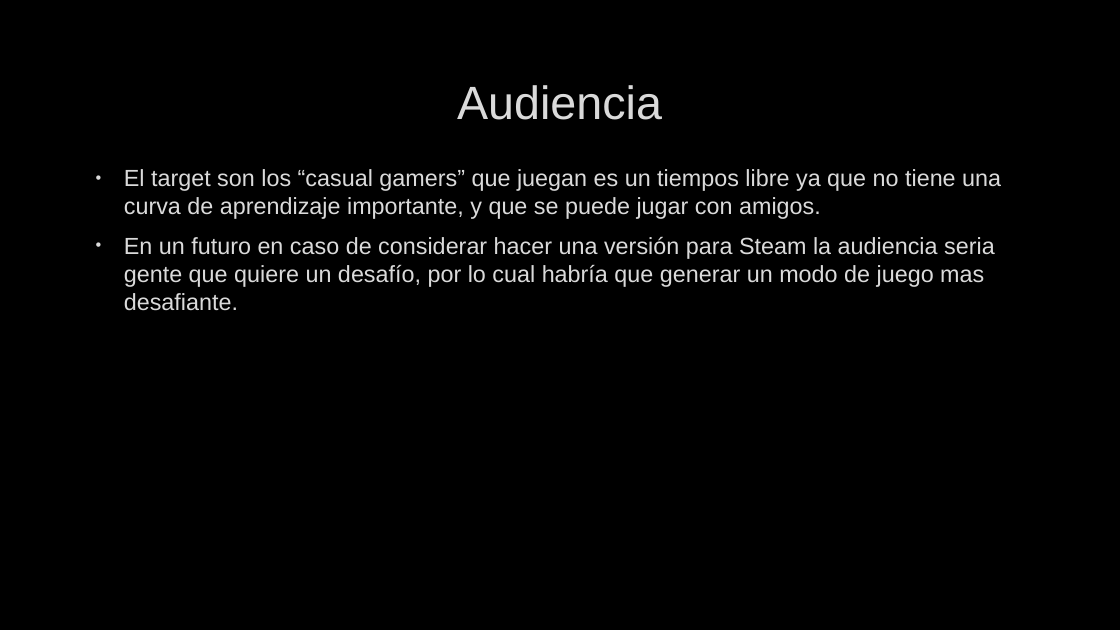
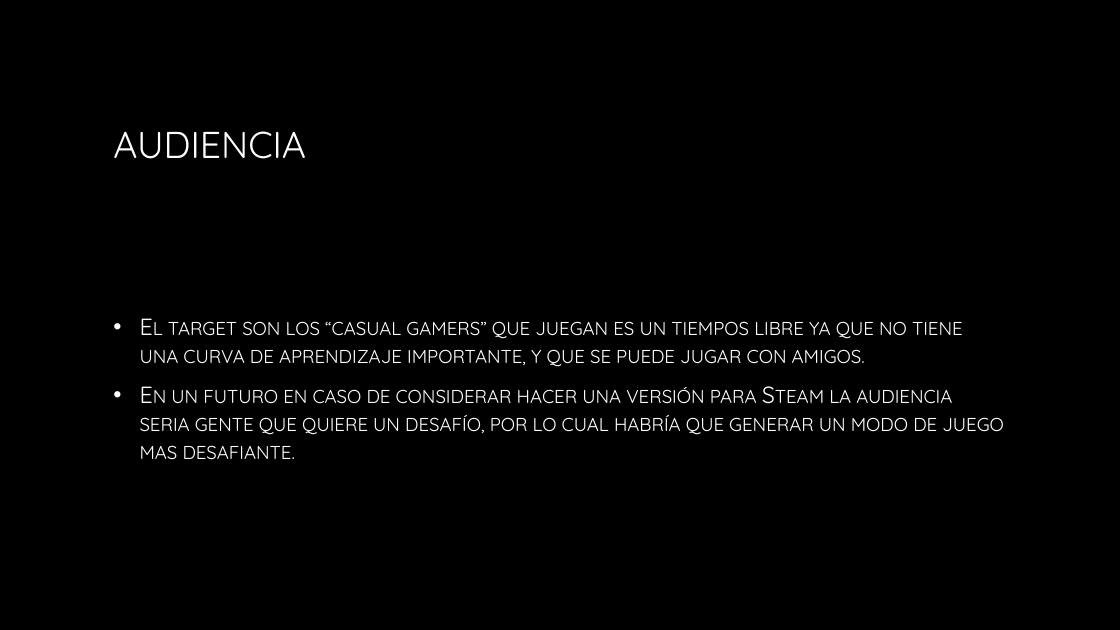
Before and after one commit to LucasCasa/VJ_FINAL, a slide deck: slide 6 of VJ_PITCH.pptx. Drawn at 1120x630 pixels with LibreOffice and Linux fonts; fonts in the diff are those of the drawing; background and template pictures are left out. Boxes give left, top, right and bottom in pixels: in the first picture for what was removed or moved away, otherwise in the second. Text is boxed around its words. In the diff, an @@ line names an element or a change of style, - is before the commit and + after.

```diff
--- a/VJ_PITCH.pptx
+++ b/VJ_PITCH.pptx
@@ title at (x1=113, y1=131, x2=306, y2=159): text changed; size 40 to 32 pt; font Arial to Quicksand; text colour #DADADA to gradient #FFFFFF to #A6A6A6 @@
-Audiencia
+AUDIENCIA
@@ text "El target son los “casual ..." moved from (x1=124, y1=169, x2=1001, y2=311) to (x1=140, y1=321, x2=1004, y2=460) @@
@@ text "El target son los “casual ..." at (x1=140, y1=321, x2=1004, y2=460): font Arial to Quicksand, text colour #DADADA to gradient #FFFFFF to #BFBFBF, letter outline #404040 0.75 pt to none, small capitals on; indent changed; bullet colour #DADADA to #FFFFFF; vertical alignment top to middle @@
```
Also in this commit, not shown: 7 other slides changed, 1 slide added, 1 slide removed.
